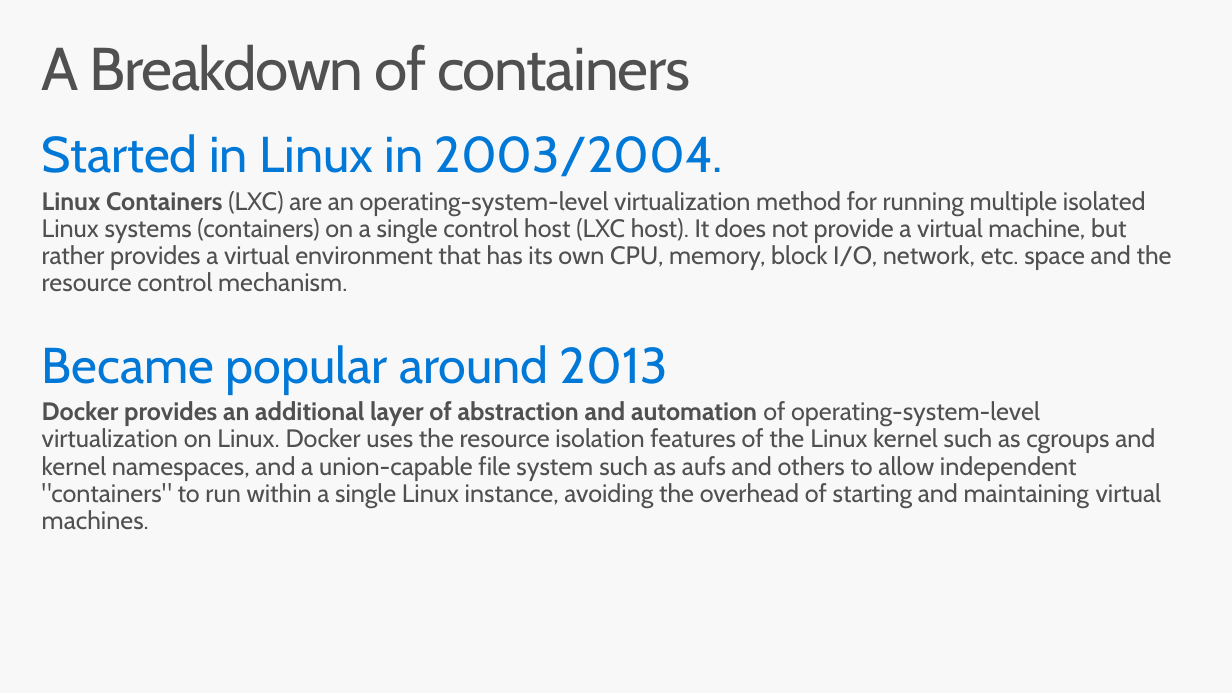
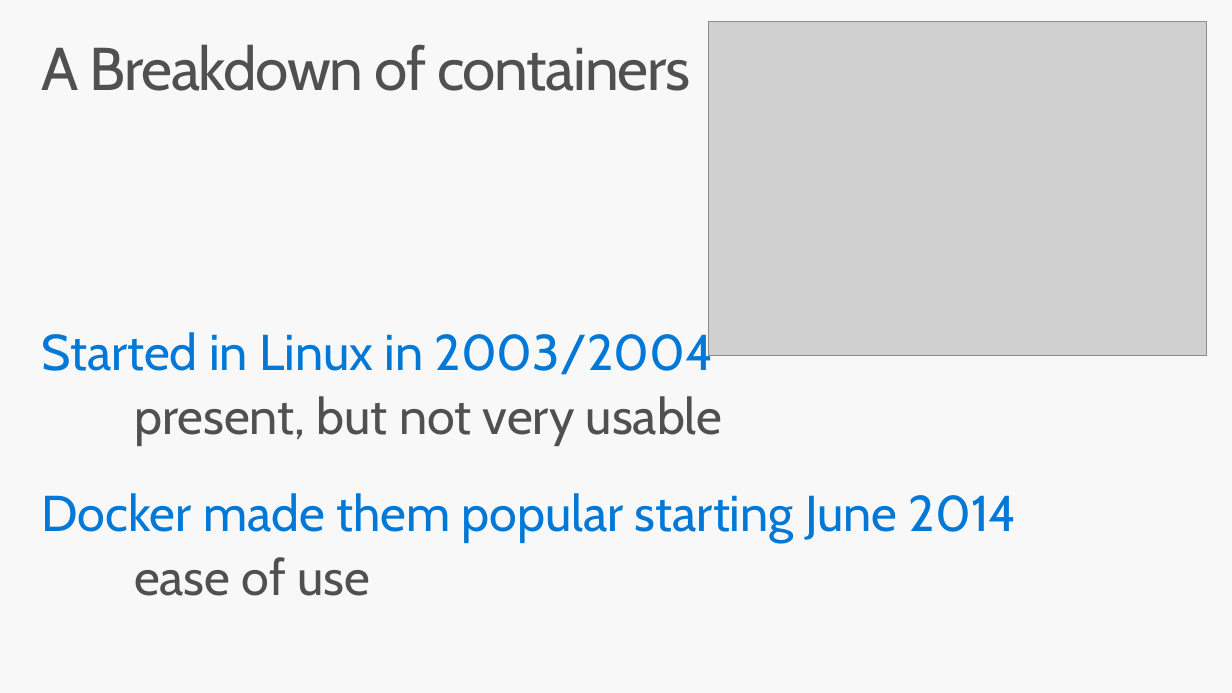
Before and after one commit to brentstineman/PersonalStuff, a slide deck: slide 4 of Presentations/ContainersForWindowsDevs.pptx. Drawn at 1232x693 pixels with LibreOffice and Linux fonts; fonts in the diff are those of the drawing; grey boxes stand for pictures. Boxes give left, top, right and bottom in pixels: in the first picture for what was removed or moved away, otherwise in the second. Text is boxed around its words. In the diff, an @@ line names an element or a change of style, - is before the commit and + after.

```diff
--- a/Presentations/ContainersForWindowsDevs.pptx
+++ b/Presentations/ContainersForWindowsDevs.pptx
@@ picture added at (708, 22, 1207, 356) @@
@@ text at (42, 328, 1017, 596): text changed; size 20 to 40 pt; text colour #505050 to #0078D7 @@
-Started in Linux in 2003/2004.
-Linux Containers (LXC) are an operating-system-level virtualization method for running multiple isolated Linux systems (containers) on a single control host (LXC host). It does not provide a virtual machine, but rather provides a virtual environment that has its own CPU, memory, block I/O, network, etc. space and the resource control mechanism.
-Became popular around 2013
-Docker provides an additional layer of abstraction and automation of operating-system-level virtualization on Linux. Docker uses the resource isolation features of the Linux kernel such as cgroups and kernel namespaces, and a union-capable file system such as aufs and others to allow independent "containers" to run within a single Linux instance, avoiding the overhead of starting and maintaining virtual machines.
+Started in Linux in 2003/2004
+present, but not very usable
+Docker made them popular starting June 2014
+ease of use
```
Also in this commit, not shown: 6 other slides changed.
